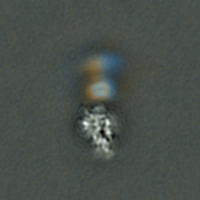
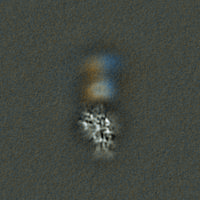
Revision of a layered 200 × 200 image; what changed, layer by layer:
painted on "split2.jpg" over (x1=0, y1=0, x2=200, y2=200)
painted on "split1.jpg" over (x1=0, y1=0, x2=200, y2=200)
